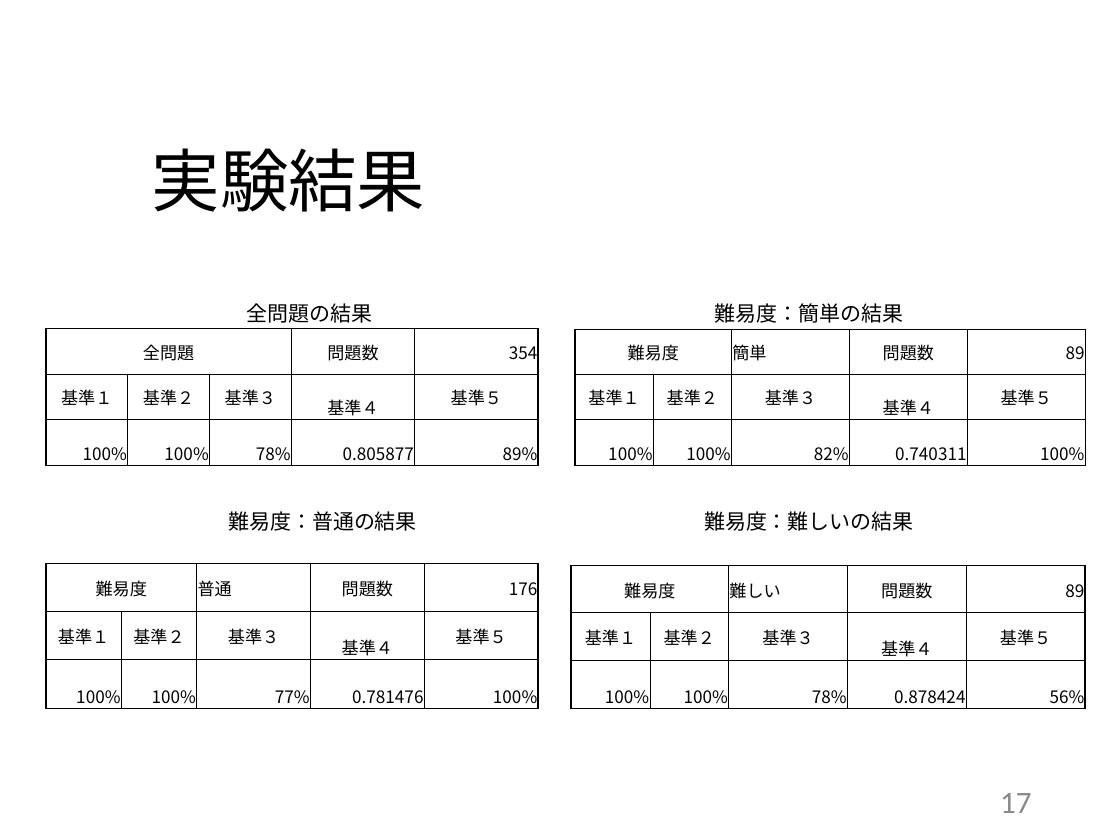
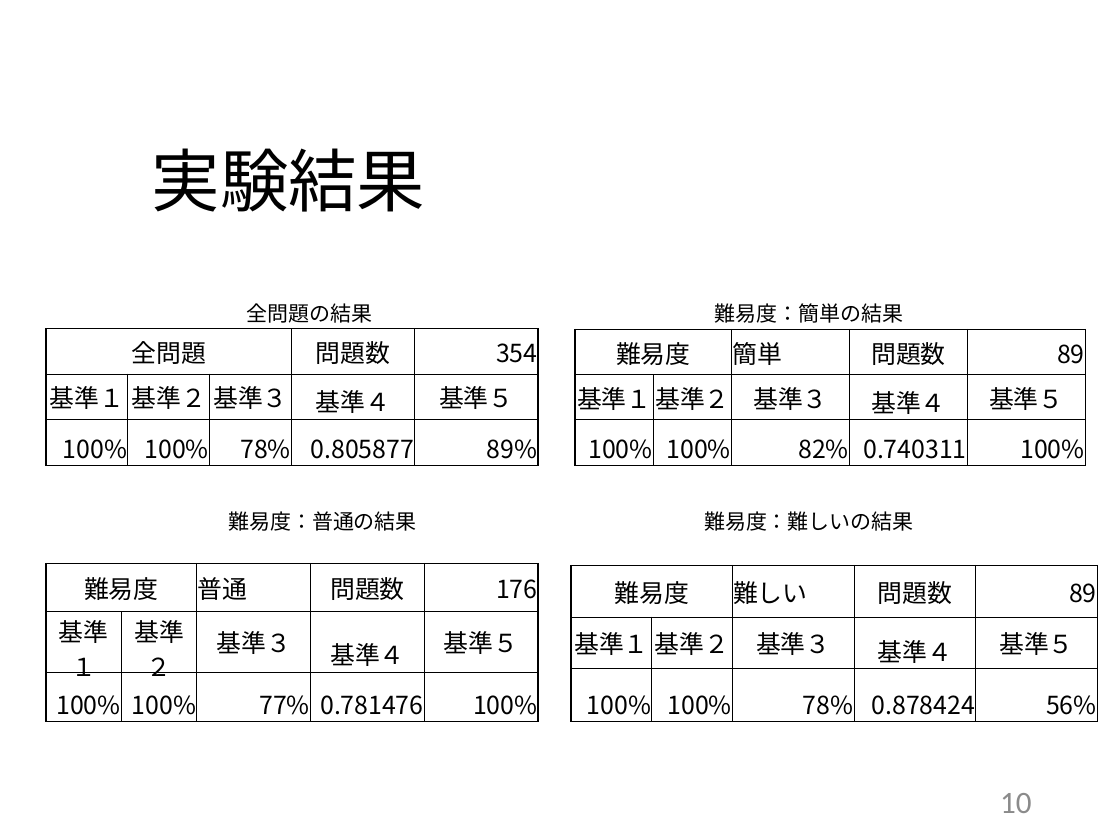
Before and after one commit to kait-takanolab/1821121-shimaoka-thesis, a slide deck: slide 10 of 1821121_shimaoka_thesis.pptx (slide 17 before the commit). Drawn at 1120x840 pixels with LibreOffice and Linux fonts; fonts in the diff are those of the drawing. Boxes give left, top, right and bottom in pixels: in the first picture for what was removed or moved away, otherwise in the second. Text is boxed around its words. In the diff, an @@ line names an element or a change of style, - is before the commit and + after.

```diff
--- a/1821121_shimaoka_thesis.pptx
+++ b/1821121_shimaoka_thesis.pptx
@@ table at (x1=46, y1=328, x2=538, y2=465) @@
@@ size 11 to 16 pt @@
@@ table at (x1=575, y1=329, x2=1084, y2=465) @@
@@ size 11 to 16 pt @@
@@ table at (x1=46, y1=563, x2=539, y2=721) @@
@@ size 11 to 16 pt @@
@@ table at (x1=571, y1=566, x2=1099, y2=721) @@
@@ size 11 to 16 pt @@
@@ table resized from (x1=571, y1=566, x2=1084, y2=713) to (x1=571, y1=566, x2=1099, y2=721) @@
@@ page number at (x1=1000, y1=793, x2=1032, y2=813): text changed @@
-17
+10
```
Also in this commit, not shown: 4 other slides changed, 7 slides removed, 4 other files.
